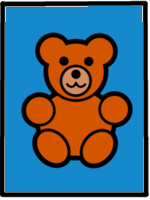
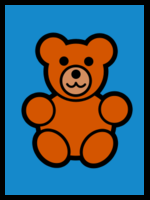
Revision of a layered (150, 200) image; what changed, layer by layer:
painted on "Zabawki.png" over 0, 0, 150, 200
